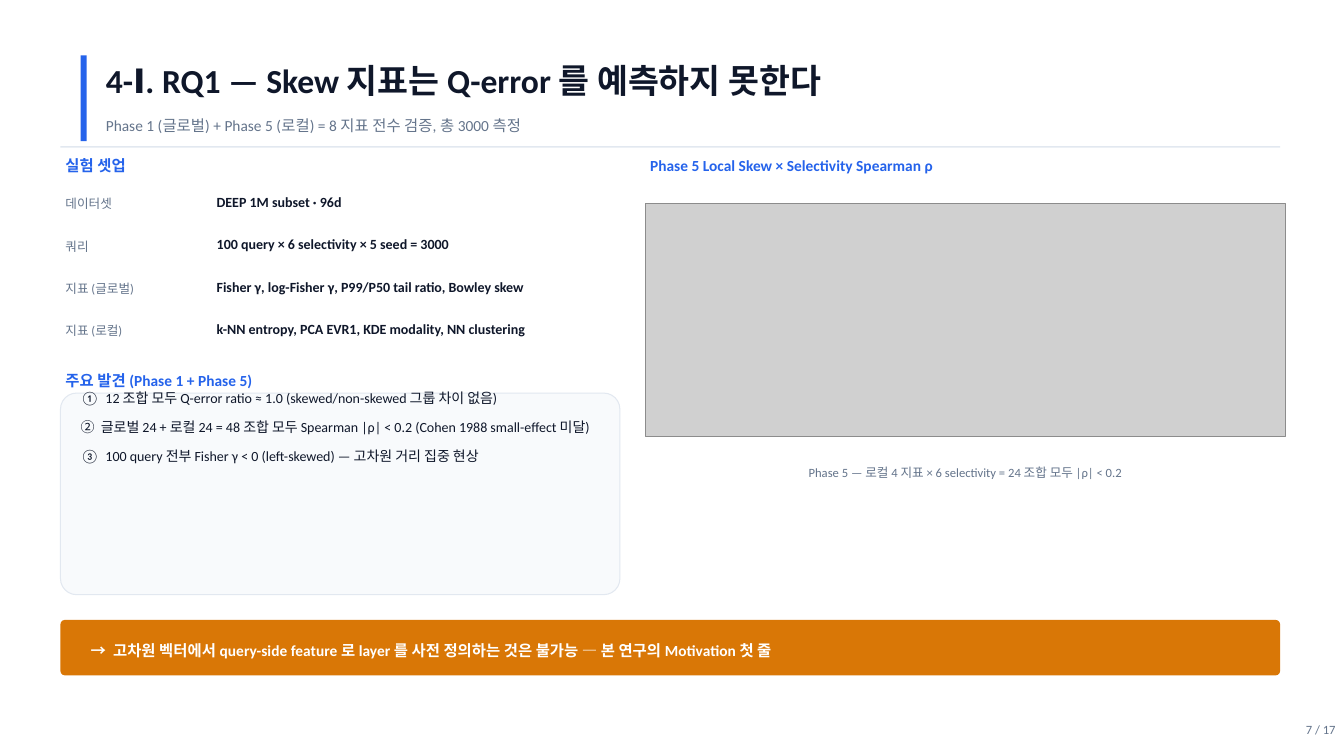
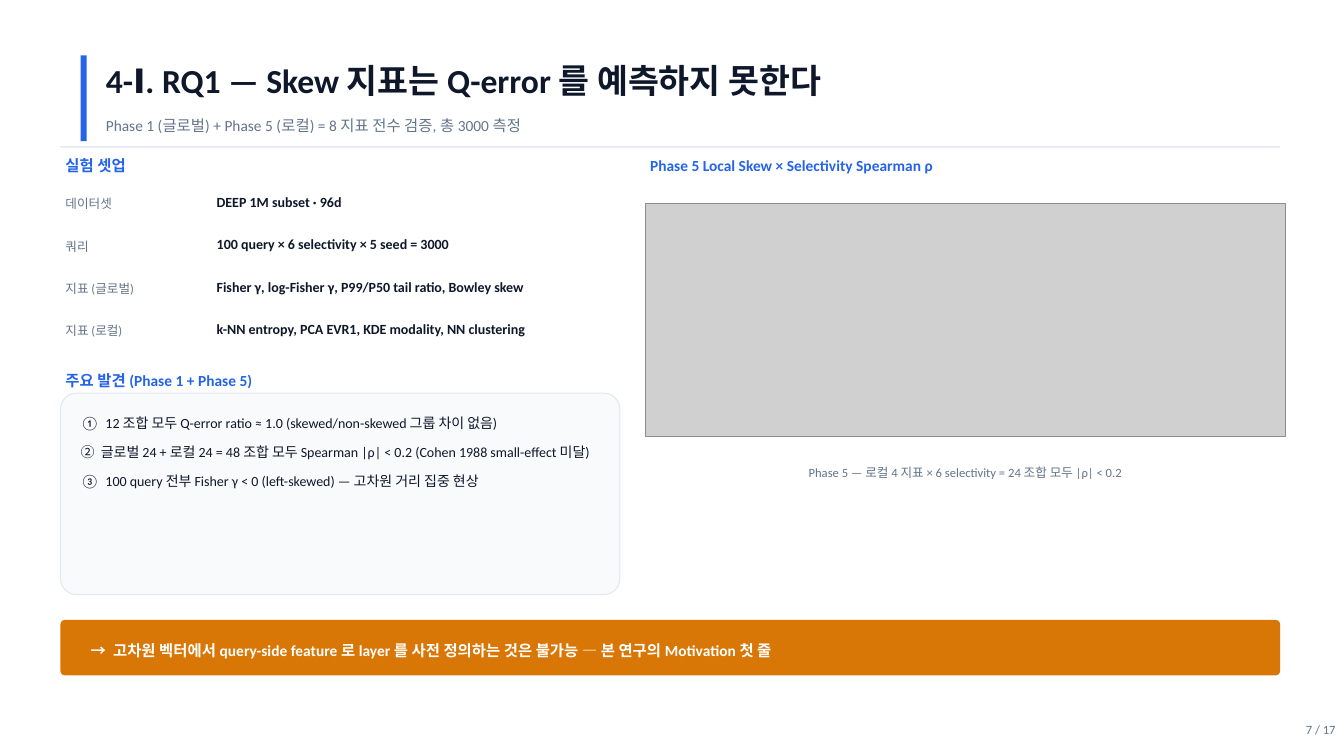
Before and after one commit to johyunbin/Capstone, a slide deck: slide 7 of submission/_drafts/속도는벡터_중간발표.pptx. Drawn at 1344x756 pixels with LibreOffice and Linux fonts; fonts in the diff are those of the drawing; grey boxes stand for pictures. Boxes give left, top, right and bottom in pixels: in the first picture for what was removed or moved away, otherwise in the second. Text is boxed around its words. In the diff, an @@ line names an element or a change of style, - is before the commit and + after.

```diff
--- a/submission/_drafts/속도는벡터_중간발표.pptx
+++ b/submission/_drafts/속도는벡터_중간발표.pptx
@@ text "① 12 조합 모두 Q-error ...": place and size @@
-text "① 12 조합 모두 Q-error ..." at [81, 391, 590, 464]
+text "① 12 조합 모두 Q-error ..." at [81, 416, 590, 489]
```
Also in this commit, not shown: 5 other slides changed, 2 other files.
